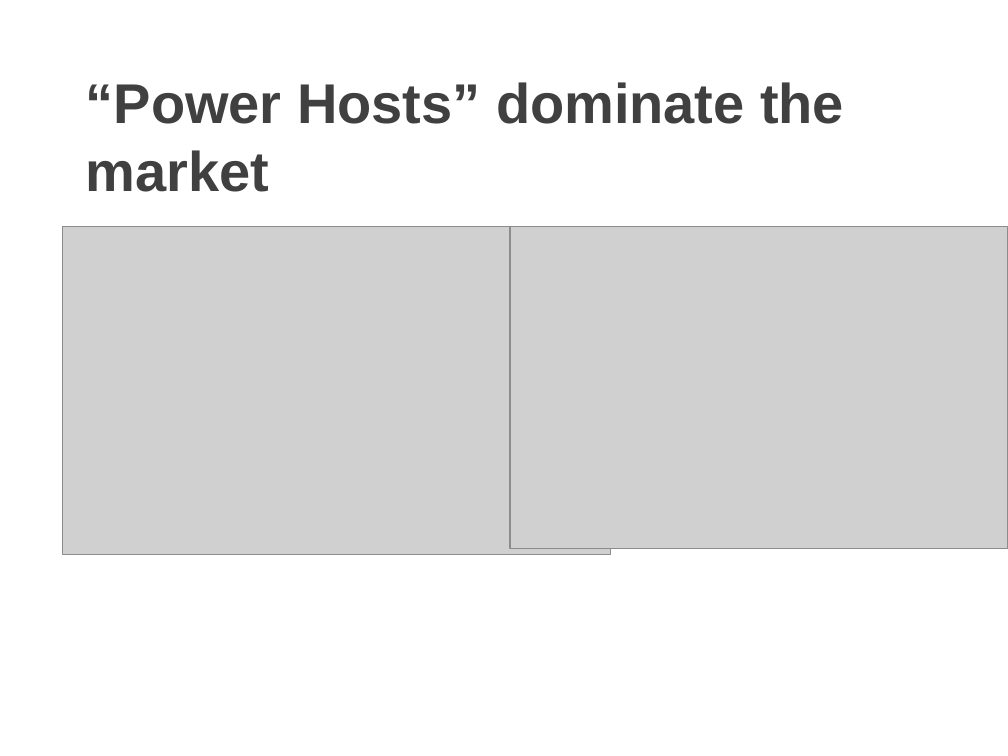
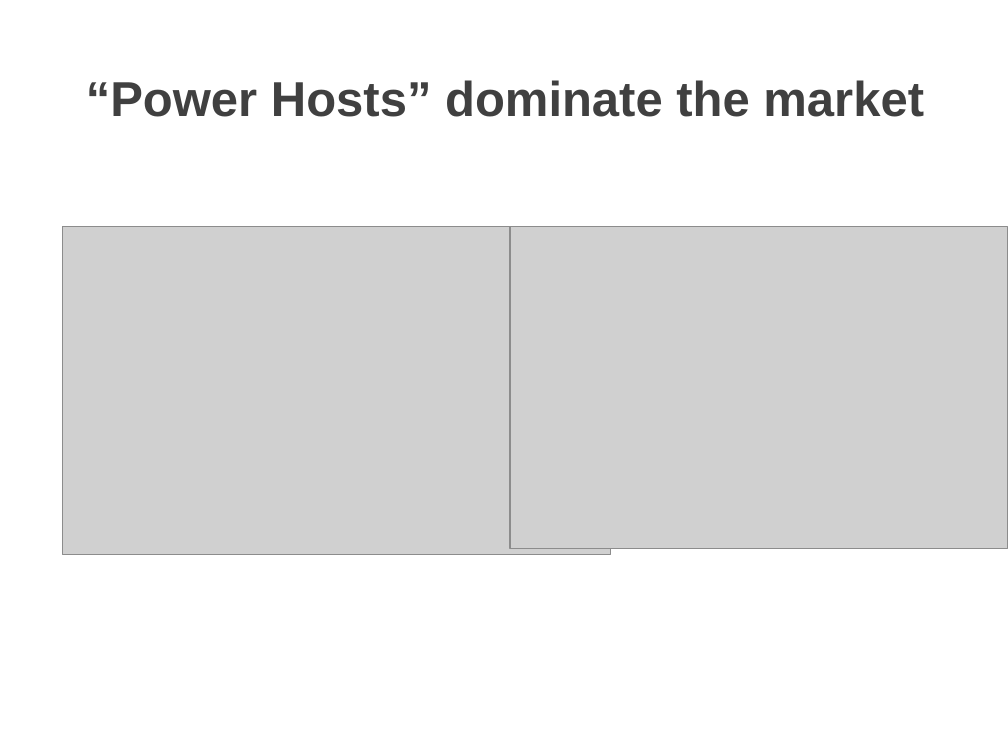
Before and after one commit to Dianaumd/project1, a slide deck: slide 11 of Project 2 Airbnb Analysis.pptx (slide 10 before the commit). Drawn at 1008x756 pixels with LibreOffice and Linux fonts; fonts in the diff are those of the drawing; grey boxes stand for pictures; background and template pictures are left out. Boxes give left, top, right and bottom in pixels: in the first picture for what was removed or moved away, otherwise in the second. Text is boxed around its words. In the diff, an @@ line names an element or a change of style, - is before the commit and + after.

```diff
--- a/Project 2 Airbnb Analysis.pptx
+++ b/Project 2 Airbnb Analysis.pptx
@@ title "“Power Hosts” dominate the market" at <box>86,80,924,117</box>: size 40 to 35 pt @@
```
Also in this commit, not shown: 2 other slides changed, 1 slide added.
